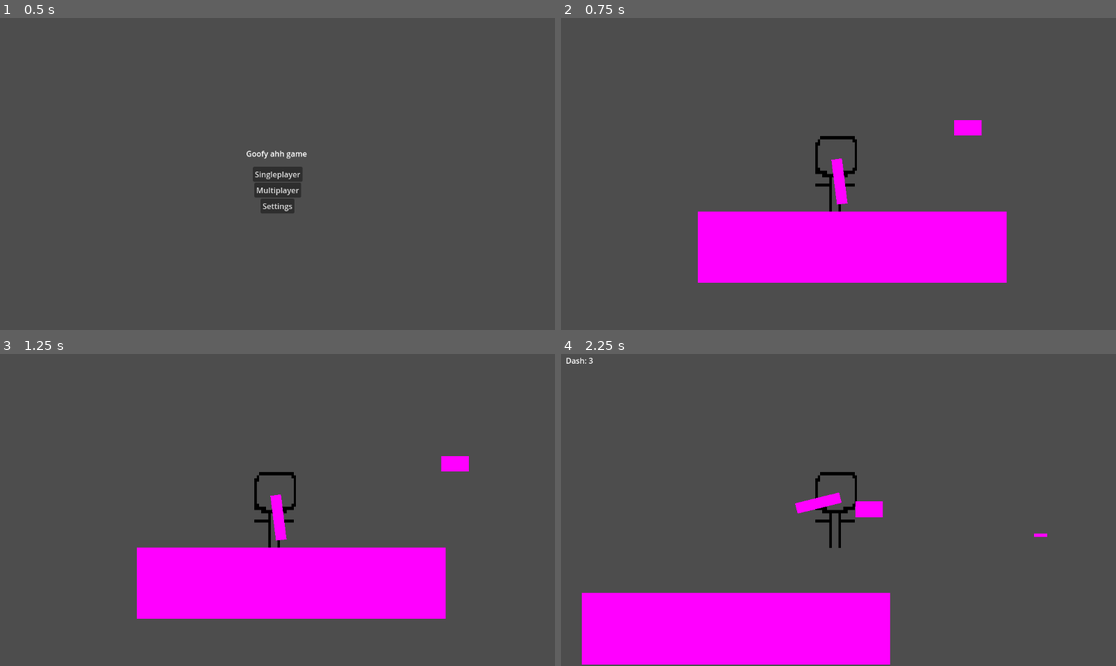
Above: before the commit, frames 1-4 (two rows, left to right).
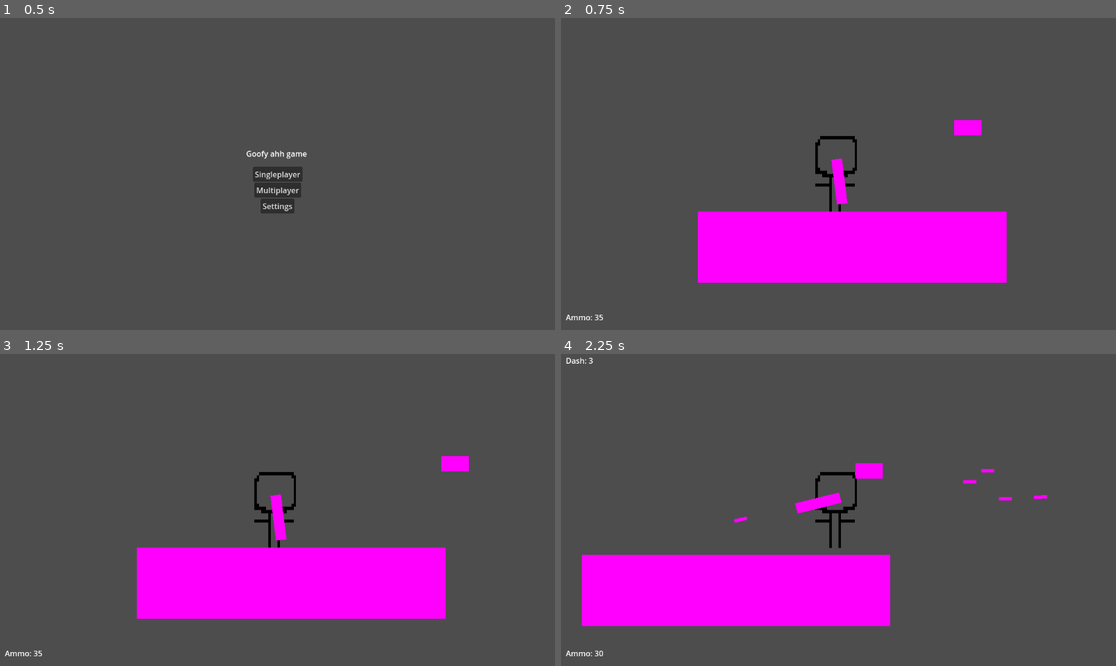
Above: after the commit, the same moments.

Repository: Sheep26/2DMultiplayerShooter
Game: Godot game, scene res://Scenes/MainMenu/MainMenu.tscn
Same seed, same stepped clock (60 frames per second), same inputs: the game is played once before the commit and once after it.
Inputs (mouse positions are in pixels of both pictures, inside the frame that each line leads up to):
- Up to frame 1 (0.5 s): no input
- Up to frame 2 (0.75 s): click "Singleplayer" at 0.5 s
- Up to frame 3 (1.25 s): no input
- Up to frame 4 (2.25 s): move the mouse to (960, 494) at 1.27 s; press the mouse at (960, 494) at 1.28 s; hold Right (right) from 1.28 s (still down); tap W (jump) at 1.52 s; move the mouse to (727, 525) at 2.02 s; release the mouse at (727, 525) at 2.03 s; tap E (dash) at 2.1 s

Frame 1 is identical in both runs. In frame 2, less than 0.1% of the frame differs, in the area x 0-8%, y 95-97%; in frame 3, less than 0.1%; in frame 4, 14%, in the area x 0-88%, y 34-100%.

Commit message:
ammo count

Diff:
--- a/Scripts/Gun.gd
+++ b/Scripts/Gun.gd
@@ -3,21 +3,22 @@
 var currentGun: GunType
 @onready var bullet = preload("res://Objects/Bullet.tscn")
 @onready var sprite: Sprite2D = $Sprite2D
-@onready var glock18: GunType = GunType.new("Glock-18", "Pistol", "res://Assets/Glock18.png", $Guns/pistol/firerateTimer, $Guns/pistol/reloadTimer, 23, false)
-@onready var ak47: GunType = GunType.new("AK47", "Rifle", "res://Assets/AK47.png", $Guns/ak47/firerateTimer, $Guns/ak47/reloadTimer, 35, true)
+@onready var glock18: GunType = GunType.new("Glock-18", "Pistol", "res://Assets/Guns/Glock18.png", $Guns/pistol/firerateTimer, $Guns/pistol/reloadTimer, 23, false)
+@onready var ak47: GunType = GunType.new("AK47", "Rifle", "res://Assets/Guns/AK47.png", $Guns/ak47/firerateTimer, $Guns/ak47/reloadTimer, 35, true)
 
 class GunType:
 	var gunName: String
 	var category: String
-	var artAssetPath: String
 	var firerate: Timer
 	var reloadTimer: Timer
 	var ammo: int
 	var maxAmmo: int
 	var auto: bool
 	var canShoot: bool
+	var texturePath: String
+	var texture: Texture2D
 
-	func _init(gunNameArg: String, categoryArg: String, artAssetPath: String, firerateArg: Timer, reloadTimerArg: Timer, ammoArg: int, autoArg):
+	func _init(gunNameArg: String, categoryArg: String, texturePathArg: String, firerateArg: Timer, reloadTimerArg: Timer, ammoArg: int, autoArg):
 		gunName = gunNameArg
 		firerate = firerateArg
 		reloadTimer = reloadTimerArg
@@ -25,6 +26,7 @@
 		maxAmmo = ammoArg
 		auto = autoArg
 		category = categoryArg
+		texturePath = texturePathArg
 		canShoot = true
 		firerate.connect("timeout", _firerateTimerEnded)
 		reloadTimer.connect("timeout", _reloadTimerEnded)
@@ -43,7 +45,7 @@
 		firerate.stop()
 
 func _ready():
-	currentGun = glock18
+	currentGun = ak47
 
 func _shoot(rotationToVector2):
 	get_parent().velocity.y = -(rotationToVector2.y * KNOCKBACK_STRENGTH)
--- a/Scripts/Player.gd
+++ b/Scripts/Player.gd
@@ -17,6 +17,7 @@
 var health = 100
 var was_on_floor
 var currentSpeed = 1
+@onready var gun = $Gun
 @onready var coyoteTimer: Timer = $CoyoteTimer
 @onready var lastTime = Time.get_ticks_msec()
 
@@ -46,6 +47,7 @@
 func _draw():
 	if dashCooldown > 0:
 		draw_string(Control.new().get_theme_font("Arial"), Vector2(-float(get_window().size.x)/2 + 10, -float(get_window().size.y)/2 + 20), "Dash: " + str(round(float(dashCooldown) / 1000)))
+	draw_string(Control.new().get_theme_font("Arial"), Vector2(-float(get_window().size.x)/2 + 10, float(get_window().size.y)/2 - 20), "Ammo: " + str(gun.currentGun.ammo))
 
 func _process(_delta):
 	queue_redraw()
Binary file removed: Assets/shotgun.png
Not shown, removed: Assets/shotgun.png.import
Not shown, added: Objects/GunC2DA.tmp
